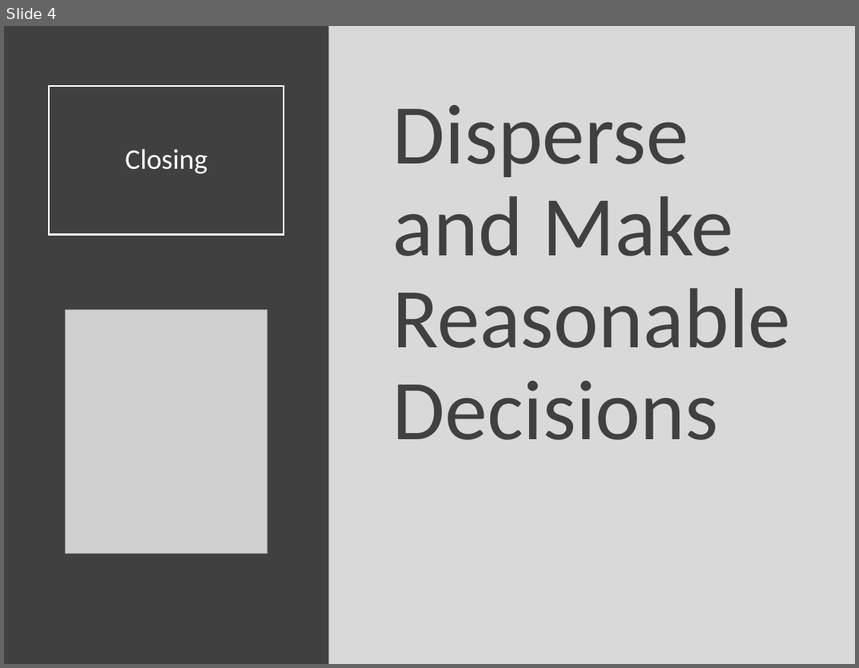
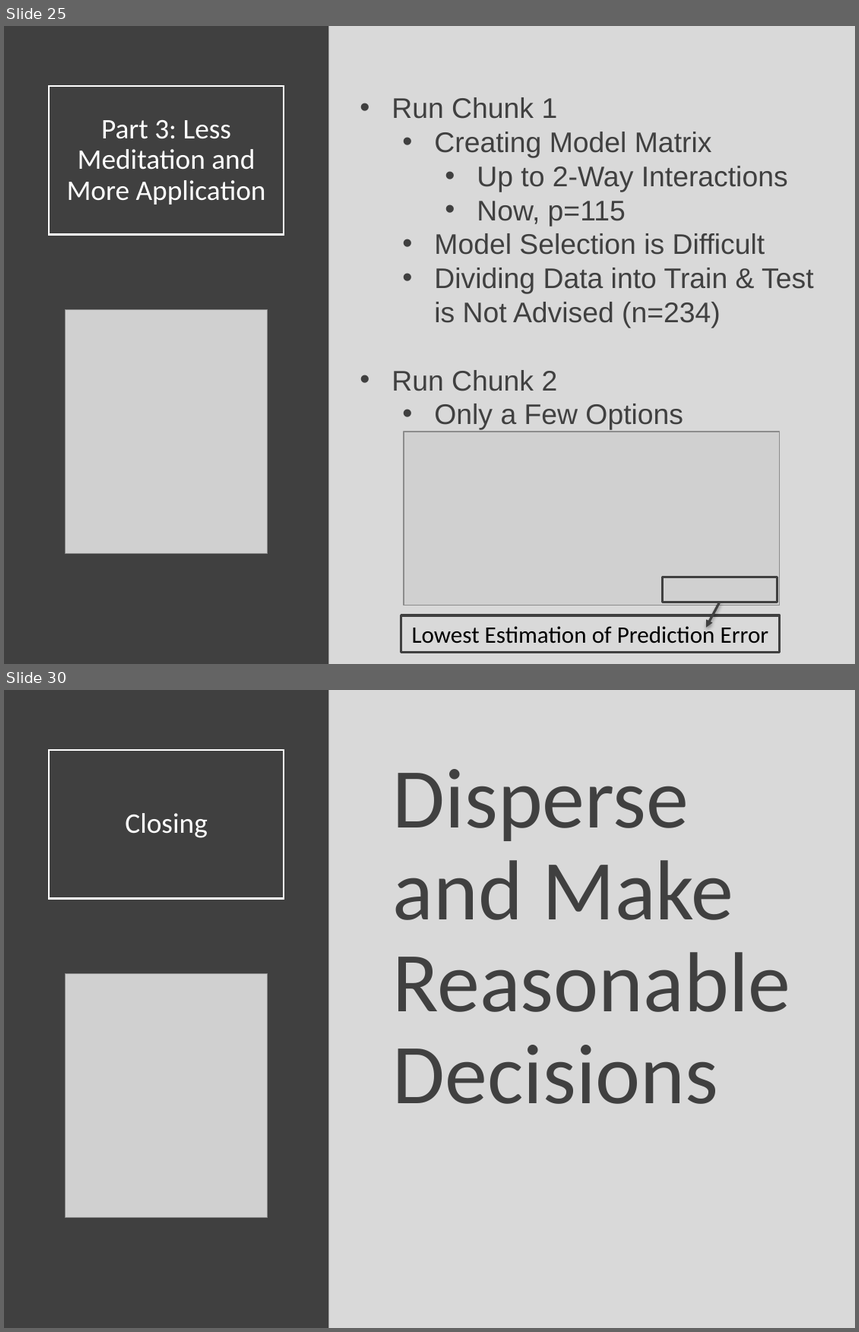
Before and after one commit to Yixf-Self/STOR320_WEBSITE, a slide deck: Lecture/Lecture 31/Lecture 31.pptx. Shown one above the other, each under a label of ours: slide 4 before the commit, slides 25 and 30 after it; the slides between them are not shown. The pictures are 859x668 and 859x1332 pixels, drawn with LibreOffice and Linux fonts; fonts in the diff are those of the drawing; grey boxes stand for pictures. Boxes give left, top, right and bottom in pixels: in the first picture for what was removed or moved away, otherwise in the second. Text is boxed around its words. In the diff, an @@ line names an element or a change of style, - is before the commit and + after.

```diff
--- a/Lecture/Lecture 31/Lecture 31.pptx
+++ b/Lecture/Lecture 31/Lecture 31.pptx
@@ slide 25 added at (x1=4, y1=26, x2=855, y2=664), background #D9D9D9 @@
@@ rectangle added at (x1=4, y1=26, x2=329, y2=664), fill #404040 @@
@@ title added at (x1=49, y1=85, x2=284, y2=234), outline #FFFFFF 1.5 pt, 24 pt, text #FFFFFF @@
+Part 3: Less Meditation and More Application
@@ text added at (x1=392, y1=97, x2=813, y2=430), 24 pt, text #404040 @@
+• Run Chunk 1
+  • Creating Model Matrix
+    • Up to 2-Way Interactions
+    • Now, p=115
+  • Model Selection is Difficult
+  • Dividing Data into Train & Test is Not Advised (n=234)
+• Run Chunk 2
+  • Only a Few Options
@@ picture added at (x1=66, y1=309, x2=267, y2=553) @@
@@ picture added at (x1=404, y1=432, x2=780, y2=606) @@
@@ rectangle added at (x1=662, y1=578, x2=777, y2=603), outline #404040 2 pt @@
@@ rectangle added at (x1=401, y1=616, x2=780, y2=653), outline #404040 2 pt, 20 pt, text #000000 @@
+Lowest Estimation of Prediction Error
@@ arrow added from (720, 602) to (706, 628), #404040 2 pt @@
@@ what was slide 4 is now slide 30 @@
```
Also in this commit, not shown: 28 other slides added, 3 slides removed, 7 other files.
